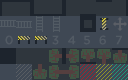
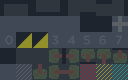
Comparing the layer stacks of the two 128×80 images. Changes:
added group "SMALL" with 1 layers above "_unused" over (0, 0, 128, 48)
added layer "small_version" in group "SMALL" over (0, 0, 128, 48)
